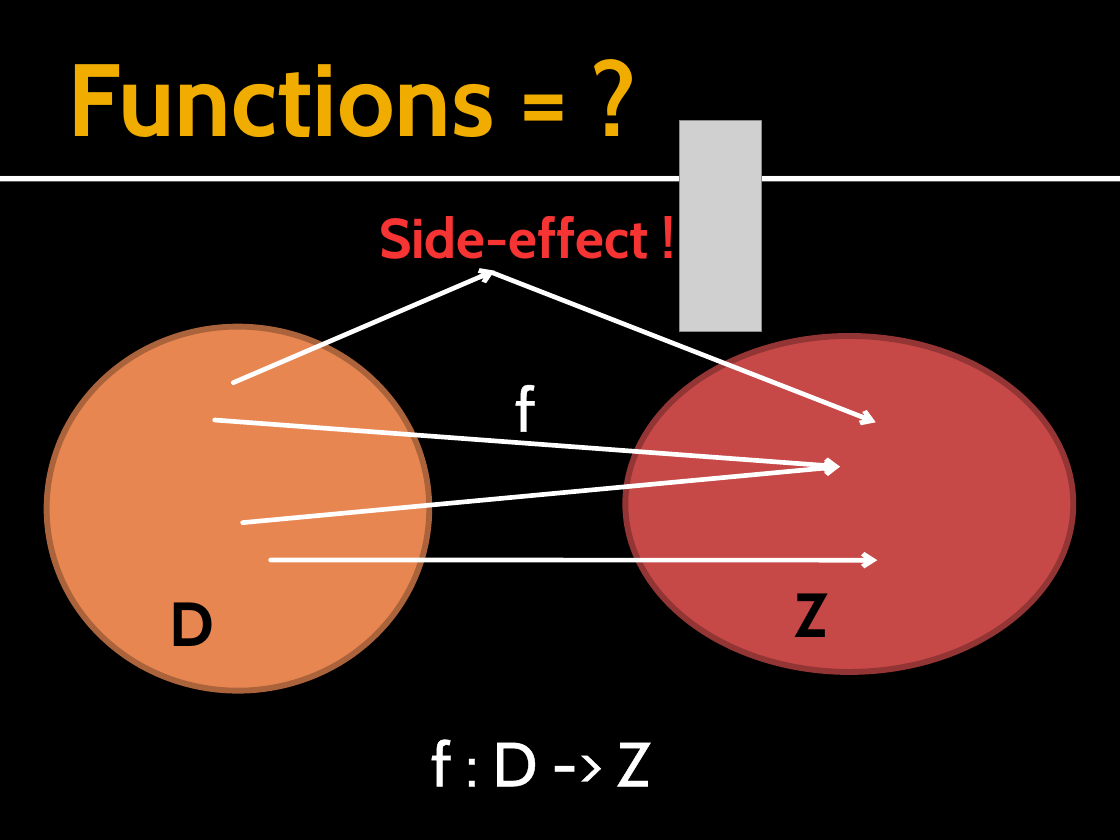
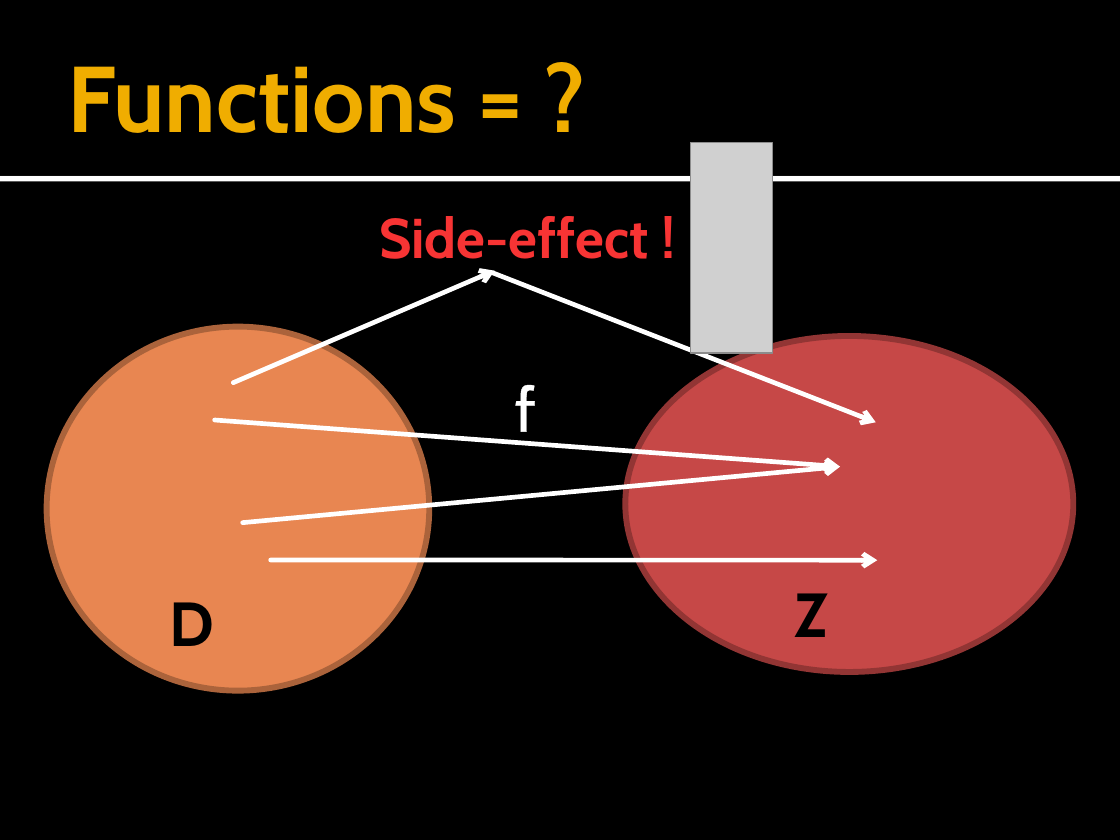
Before and after one commit to forki/FSharpTalk, a slide deck: slide 7 of IntroductionToFSharp.pptx. Drawn at 1120x840 pixels with LibreOffice and Linux fonts; fonts in the diff are those of the drawing; grey boxes stand for pictures. Boxes give left, top, right and bottom in pixels: in the first picture for what was removed or moved away, otherwise in the second. Text is boxed around its words. In the diff, an @@ line names an element or a change of style, - is before the commit and + after.

```diff
--- a/IntroductionToFSharp.pptx
+++ b/IntroductionToFSharp.pptx
@@ title "Functions = ?" at bbox=[67, 66, 456, 133]: size 66 to 60 pt @@
@@ picture: place and size @@
-picture at bbox=[680, 121, 762, 332]
+picture at bbox=[691, 142, 773, 353]
@@ text removed at bbox=[431, 739, 651, 787] @@
-f : D -> Z
```
Also in this commit, not shown: 6 other slides changed, 2 slides added.
